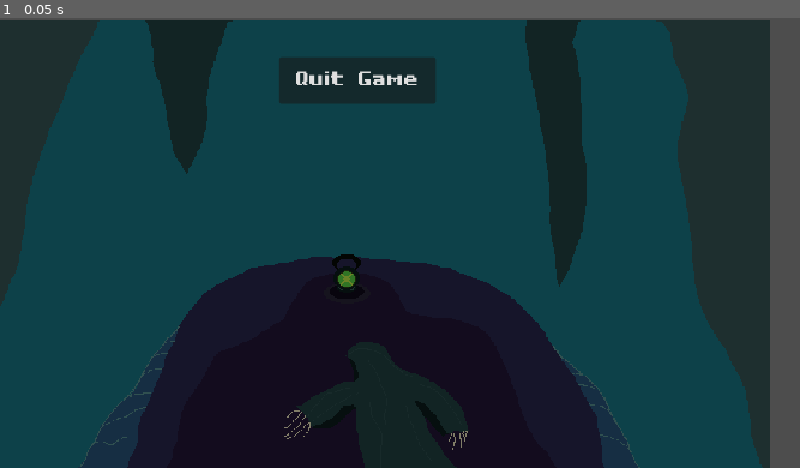
Above: before the commit, frame 1.
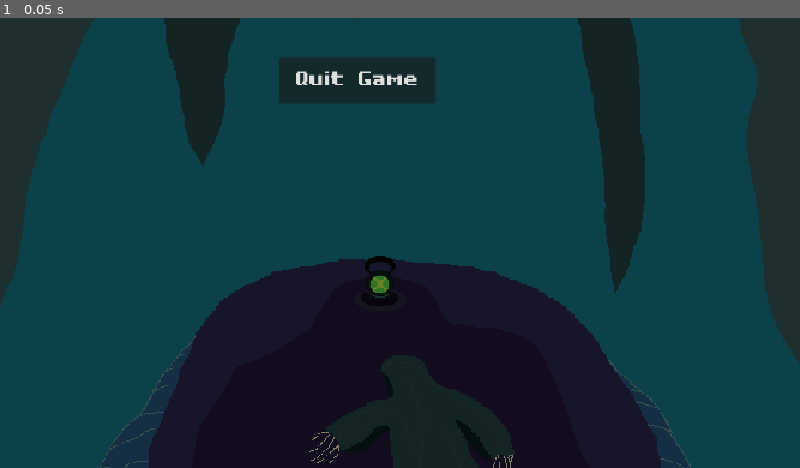
Above: after the commit, the same moment.

Repository: pdues/LD60
Game: Godot game, scene res://scene/Levels/End.tscn
The game is run twice, just before and just after one commit, with the same random seed, the same clock (stepped at 60 frames per second) and the same inputs. This scene is started directly instead of the project's main scene.
Inputs:
- Up to frame 1 (0.05 s): no input

The runs differ from the first frame. In frame 1, 23% of the frame differs, in the area x 0-100%, y 0-100%.

Commit message:
endscene

Diff:
--- a/ld-60-game/scene/Levels/End.tscn
+++ b/ld-60-game/scene/Levels/End.tscn
@@ -9,8 +9,8 @@
 
 [node name="Sprite2D" type="Sprite2D" parent="." unique_id=199409904]
 modulate = Color(0.59424114, 0.59424114, 0.59424114, 1)
-position = Vector2(445, 273.99997)
-scale = Vector2(0.99687505, 1.00395)
+position = Vector2(488.00003, 275)
+scale = Vector2(1.1034853, 1.1296296)
 texture = ExtResource("2_gbxr3")
 
 [node name="buttons" type="Control" parent="." unique_id=2046751859]
